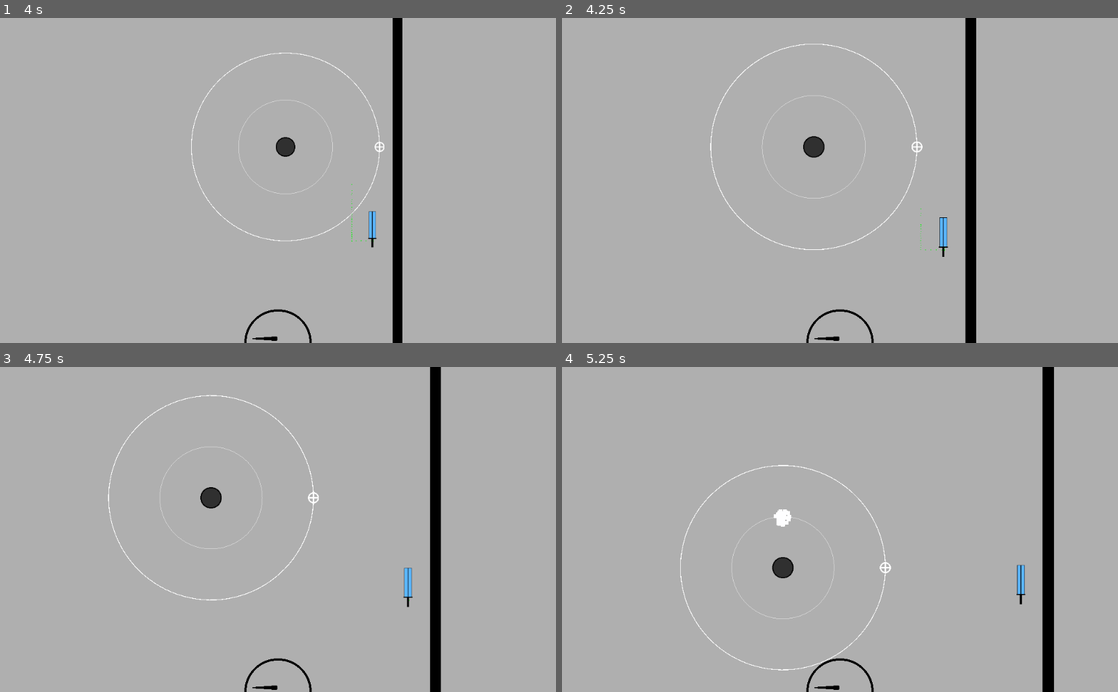
Above: before the commit, frames 1-4 (two rows, left to right).
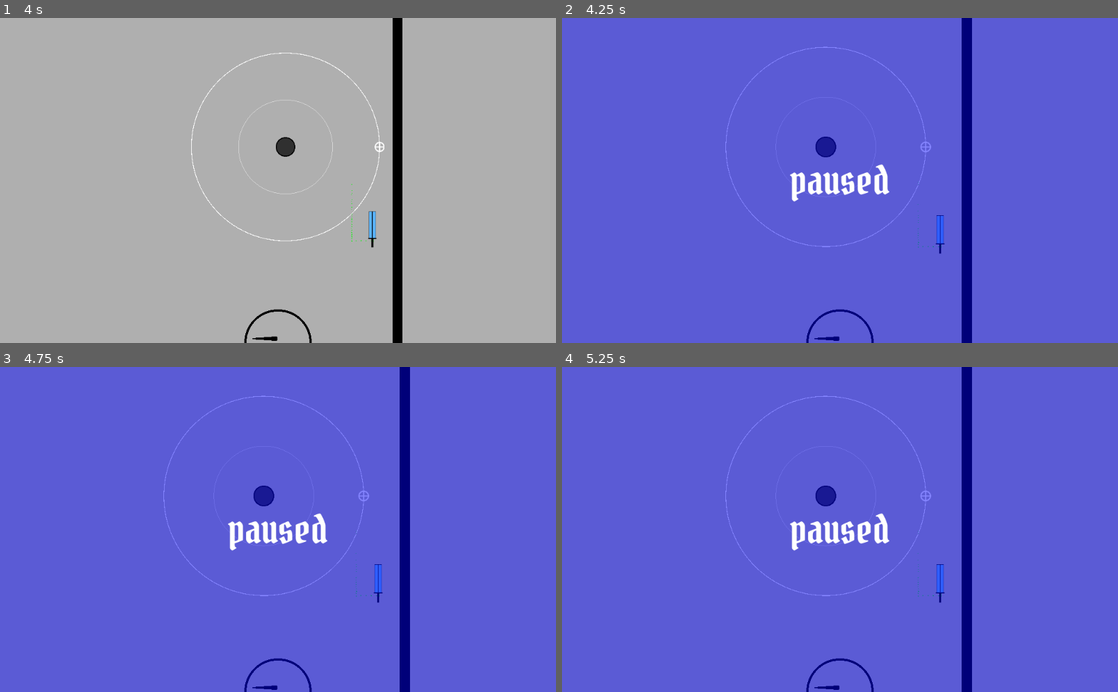
Above: after the commit, the same moments.

Repository: Izook/psychic-blade
Game: Godot game, scene res://scenes/main/main.tscn
Same seed, same stepped clock (60 frames per second), same inputs: the game is played once before the commit and once after it. This scene is started directly instead of the project's main scene.
Inputs (mouse positions are in pixels of both pictures, inside the frame that each line leads up to):
- Up to frame 1 (4 s): tap Enter at 0.5 s; move the mouse to (400, 164) at 0.52 s; hold Right (move_right) 0.53-1.28 s; hold Space (dash) 0.53-1.28 s; click (400, 164) at 0.67 s; move the mouse to (166, 196) at 1.27 s; hold Down (move_down) 1.28-2.03 s; tap S (pull_in) at 1.35 s; click (166, 196) at 1.42 s; move the mouse to (333, 109) at 2.02 s; hold Right (move_right) 2.03-2.78 s; hold W (push_out) 2.03-2.78 s; click (333, 109) at 2.17 s; move the mouse to (250, 245) at 2.77 s; hold Up (move_up) 2.78-3.53 s; tap Shift (toggle_blade_release) at 2.85 s; click (250, 245) at 2.92 s; move the mouse to (444, 229) at 3.52 s; hold Left (move_left) from 3.53 s (still down); hold Q (zoom_in) from 3.53 s (still down); click (444, 229) at 3.67 s
- Up to frame 2 (4.25 s): keep holding Left (move_left); keep holding Q (zoom_in); tap P (toggle_pause, bound only after the commit) at 4.15 s
- Up to frame 3 (4.75 s): keep holding Left (move_left); move the mouse to (111, 480) at 4.27 s; release Q (zoom_in) at 4.28 s; tap E (zoom_out) at 4.35 s; click (111, 480) at 4.42 s
- Up to frame 4 (5.25 s): move the mouse to (867, 529) at 5.02 s; release Left (move_left) at 5.03 s; hold Down (move_down) from 5.03 s (still down); hold Space (dash) from 5.03 s (still down); click (867, 529) at 5.17 s

Frame 1 is identical in both runs. In frame 2, 100% of the frame differs, in the area x 0-100%, y 0-100%; in frame 3, 100%; in frame 4, 100%.

Commit message:
Create game over and pause menus, wire up pause menu

Diff:
--- a/project.godot
+++ b/project.godot
@@ -24,6 +24,11 @@
 "language": "GDScript",
 "path": "res://scenes/hud/hud.gd"
 }, {
+"base": "Node",
+"class": "Main",
+"language": "GDScript",
+"path": "res://scenes/main/main.gd"
+}, {
 "base": "KinematicBody2D",
 "class": "Player",
 "language": "GDScript",
@@ -37,12 +42,13 @@
 "base": "MarginContainer",
 "class": "StartMenu",
 "language": "GDScript",
-"path": "res://scenes/start_menu/start_menu.gd"
+"path": "res://scenes/menus/start_menu/start_menu.gd"
 } ]
 _global_script_class_icons={
 "Blade": "",
 "Enemy": "",
 "Hud": "",
+"Main": "",
 "Player": "",
 "Spedometer": "",
 "StartMenu": ""
@@ -51,7 +57,7 @@
 [application]
 
 config/name="psychic-blade"
-run/main_scene="res://scenes/start_menu/start_menu.tscn"
+run/main_scene="res://scenes/menus/start_menu/start_menu.tscn"
 boot_splash/bg_color=Color( 0.690196, 0.690196, 0.690196, 1 )
 config/icon="res://shared_assets/icon.png"
 
@@ -128,6 +134,11 @@
 "events": [ Object(InputEventKey,"resource_local_to_scene":false,"resource_name":"","device":0,"alt":false,"shift":false,"control":false,"meta":false,"command":false,"pressed":false,"scancode":16777237,"unicode":0,"echo":false,"script":null)
  ]
 }
+toggle_pause={
+"deadzone": 0.5,
+"events": [ Object(InputEventKey,"resource_local_to_scene":false,"resource_name":"","device":0,"alt":false,"shift":false,"control":false,"meta":false,"command":false,"pressed":false,"scancode":80,"unicode":0,"echo":false,"script":null)
+ ]
+}
 
 [logging]
 
--- /dev/null
+++ b/scenes/main/main.gd
@@ -0,0 +1,14 @@
+extends Node
+
+class_name Main
+
+var paused = false
+
+func _input(event: InputEvent) -> void:
+	if event.is_action_pressed("toggle_pause"):
+		if not paused:
+			paused = true
+		else:
+			paused = false
+		get_tree().paused = paused
+		$UILayer/PauseMenu.visible = paused
--- a/scenes/main/main.tscn
+++ b/scenes/main/main.tscn
@@ -1,12 +1,18 @@
-[gd_scene load_steps=4 format=2]
+[gd_scene load_steps=7 format=2]
 
 [ext_resource path="res://scenes/maps/test_map.tscn" type="PackedScene" id=1]
 [ext_resource path="res://scenes/hud/hud.tscn" type="PackedScene" id=2]
 [ext_resource path="res://scenes/player/player.tscn" type="PackedScene" id=3]
+[ext_resource path="res://scenes/menus/pause_menu/pause_menu.tscn" type="PackedScene" id=4]
+[ext_resource path="res://scenes/menus/gameover_menu/gameover_menu.tscn" type="PackedScene" id=5]
+[ext_resource path="res://scenes/main/main.gd" type="Script" id=6]
 
 [node name="Main" type="Node"]
+pause_mode = 2
+script = ExtResource( 6 )
 
 [node name="GameLayer" type="CanvasLayer" parent="."]
+pause_mode = 1
 follow_viewport_enable = true
 
 [node name="Map" parent="GameLayer" instance=ExtResource( 1 )]
@@ -21,3 +27,10 @@
 [node name="UILayer" type="CanvasLayer" parent="."]
 
 [node name="HUD" parent="UILayer" instance=ExtResource( 2 )]
+pause_mode = 1
+
+[node name="GameOverMenu" parent="UILayer" instance=ExtResource( 5 )]
+visible = false
+
+[node name="PauseMenu" parent="UILayer" instance=ExtResource( 4 )]
+visible = false
--- /dev/null
+++ b/scenes/menus/gameover_menu/gameover_menu.tscn
@@ -0,0 +1,64 @@
+[gd_scene load_steps=4 format=2]
+
+[ext_resource path="res://shared_assets/pirata_one.ttf" type="DynamicFontData" id=1]
+
+[sub_resource type="StyleBoxFlat" id=3]
+bg_color = Color( 1, 0, 0, 0.478431 )
+
+[sub_resource type="DynamicFont" id=2]
+size = 72
+font_data = ExtResource( 1 )
+
+[node name="GameOverMenu" type="Control"]
+anchor_right = 1.0
+anchor_bottom = 1.0
+__meta__ = {
+"_edit_use_anchors_": false
+}
+
+[node name="PanelContainer" type="PanelContainer" parent="."]
+margin_right = 1024.0
+margin_bottom = 600.0
+size_flags_horizontal = 3
+size_flags_vertical = 3
+custom_styles/panel = SubResource( 3 )
+__meta__ = {
+"_edit_use_anchors_": false
+}
+
+[node name="MarginContainer" type="MarginContainer" parent="PanelContainer"]
+margin_right = 1024.0
+margin_bottom = 600.0
+size_flags_horizontal = 3
+size_flags_vertical = 3
+custom_constants/margin_right = 5
+custom_constants/margin_top = 5
+custom_constants/margin_left = 5
+custom_constants/margin_bottom = 5
+__meta__ = {
+"_edit_use_anchors_": false
+}
+
+[node name="VBoxContainer" type="VBoxContainer" parent="PanelContainer/MarginContainer"]
+margin_left = 5.0
+margin_top = 5.0
+margin_right = 1019.0
+margin_bottom = 595.0
+size_flags_horizontal = 3
+size_flags_vertical = 3
+
+[node name="CenterContainer" type="CenterContainer" parent="PanelContainer/MarginContainer/VBoxContainer"]
+margin_right = 1014.0
+margin_bottom = 590.0
+size_flags_horizontal = 3
+size_flags_vertical = 3
+
+[node name="Label" type="Label" parent="PanelContainer/MarginContainer/VBoxContainer/CenterContainer"]
+margin_left = 371.0
+margin_top = 248.0
+margin_right = 642.0
+margin_bottom = 342.0
+size_flags_horizontal = 3
+size_flags_vertical = 6
+custom_fonts/font = SubResource( 2 )
+text = "Game Over"
--- /dev/null
+++ b/scenes/menus/pause_menu/pause_menu.tscn
@@ -0,0 +1,61 @@
+[gd_scene load_steps=4 format=2]
+
+[ext_resource path="res://shared_assets/pirata_one.ttf" type="DynamicFontData" id=1]
+
+[sub_resource type="StyleBoxFlat" id=2]
+bg_color = Color( 0, 0, 1, 0.478431 )
+
+[sub_resource type="DynamicFont" id=1]
+size = 72
+font_data = ExtResource( 1 )
+
+[node name="PauseMenu" type="Control"]
+anchor_right = 1.0
+anchor_bottom = 1.0
+
+[node name="PanelContainer" type="PanelContainer" parent="."]
+margin_right = 1024.0
+margin_bottom = 600.0
+size_flags_horizontal = 3
+size_flags_vertical = 3
+custom_styles/panel = SubResource( 2 )
+__meta__ = {
+"_edit_use_anchors_": false
+}
+
+[node name="MarginContainer" type="MarginContainer" parent="PanelContainer"]
+margin_right = 1024.0
+margin_bottom = 600.0
+size_flags_horizontal = 3
+size_flags_vertical = 3
+custom_constants/margin_right = 5
+custom_constants/margin_top = 5
+custom_constants/margin_left = 5
+custom_constants/margin_bottom = 5
+__meta__ = {
+"_edit_use_anchors_": false
+}
+
+[node name="VBoxContainer" type="VBoxContainer" parent="PanelContainer/MarginContainer"]
+margin_left = 5.0
+margin_top = 5.0
+margin_right = 1019.0
+margin_bottom = 595.0
+size_flags_horizontal = 3
+size_flags_vertical = 3
+
+[node name="CenterContainer" type="CenterContainer" parent="PanelContainer/MarginContainer/VBoxContainer"]
+margin_right = 1014.0
+margin_bottom = 590.0
+size_flags_horizontal = 3
+size_flags_vertical = 3
+
+[node name="Label" type="Label" parent="PanelContainer/MarginContainer/VBoxContainer/CenterContainer"]
+margin_left = 415.0
+margin_top = 248.0
+margin_right = 598.0
+margin_bottom = 342.0
+size_flags_horizontal = 3
+size_flags_vertical = 6
+custom_fonts/font = SubResource( 1 )
+text = "paused"
--- a/scenes/start_menu/start_menu.gd
+++ b/scenes/menus/start_menu/start_menu.gd
@@ -7,7 +7,7 @@
 	if event is InputEventMouseButton:
 		var mouse_event = event as InputEventMouseButton
 		if mouse_event.is_pressed() and mouse_event.button_index == 1:
-			get_tree().change_scene("res://scenes/main/main.tscn")
+			var _error = get_tree().change_scene("res://scenes/main/main.tscn")
 
 
 func _on_ControlsButton_gui_input(event: InputEvent) -> void:
--- a/scenes/start_menu/start_menu.tscn
+++ b/scenes/menus/start_menu/start_menu.tscn
@@ -1,22 +1,22 @@
 [gd_scene load_steps=11 format=2]
 
-[ext_resource path="res://scenes/start_menu/pirata_one.ttf" type="DynamicFontData" id=1]
-[ext_resource path="res://scenes/start_menu/start_menu.gd" type="Script" id=2]
-[ext_resource path="res://scenes/start_menu/escape.png" type="Texture" id=3]
+[ext_resource path="res://shared_assets/pirata_one.ttf" type="DynamicFontData" id=1]
+[ext_resource path="res://scenes/menus/start_menu/start_menu.gd" type="Script" id=2]
+[ext_resource path="res://scenes/menus/start_menu/escape.png" type="Texture" id=3]
 
 [sub_resource type="DynamicFont" id=1]
 size = 128
 font_data = ExtResource( 1 )
 
+[sub_resource type="DynamicFont" id=2]
+size = 48
+font_data = ExtResource( 1 )
+
 [sub_resource type="DynamicFont" id=3]
 size = 48
 font_data = ExtResource( 1 )
 
 [sub_resource type="DynamicFont" id=4]
-size = 48
-font_data = ExtResource( 1 )
-
-[sub_resource type="DynamicFont" id=2]
 size = 24
 font_data = ExtResource( 1 )
 
@@ -182,9 +182,9 @@
 }
 
 [node name="CenterContainer3" type="CenterContainer" parent="ControlsContainer/Panel/MarginContainer/VBoxContainer"]
-margin_top = 58.0
+margin_top = 24.0
 margin_right = 984.0
-margin_bottom = 167.0
+margin_bottom = 133.0
 __meta__ = {
 "_edit_lock_": true
 }
@@ -201,9 +201,9 @@
 }
 
 [node name="CenterContainer" type="CenterContainer" parent="ControlsContainer/Panel/MarginContainer/VBoxContainer"]
-margin_top = 171.0
+margin_top = 137.0
 margin_right = 984.0
-margin_bottom = 502.0
+margin_bottom = 535.0
 __meta__ = {
 "_edit_lock_": true
 }
@@ -211,7 +211,7 @@
 [node name="VBoxContainer" type="VBoxContainer" parent="ControlsContainer/Panel/MarginContainer/VBoxContainer/CenterContainer"]
 margin_left = 211.0
 margin_right = 772.0
-margin_bottom = 331.0
+margin_bottom = 398.0
 __meta__ = {
 "_edit_lock_": true
 }
@@ -265,6 +265,17 @@
 margin_bottom = 331.0
 custom_fonts/font = SubResource( 7 )
 text = "Zoom: Q and E"
+align = 1
+__meta__ = {
+"_edit_lock_": true
+}
+
+[node name="Pause" type="Label" parent="ControlsContainer/Panel/MarginContainer/VBoxContainer/CenterContainer/VBoxContainer"]
+margin_top = 335.0
+margin_right = 561.0
+margin_bottom = 398.0
+custom_fonts/font = SubResource( 7 )
+text = "Pause: P"
 align = 1
 __meta__ = {
 "_edit_lock_": true
Renamed: scenes/start_menu/OFL.txt -> scenes/menus/start_menu/OFL.txt
Renamed: scenes/start_menu/escape.png -> scenes/menus/start_menu/escape.png
Not shown: 3 places in scenes/menus/start_menu/start_menu.tscn that only renumber resources
Renamed: scenes/start_menu/pirata_one.ttf -> shared_assets/pirata_one.ttf
